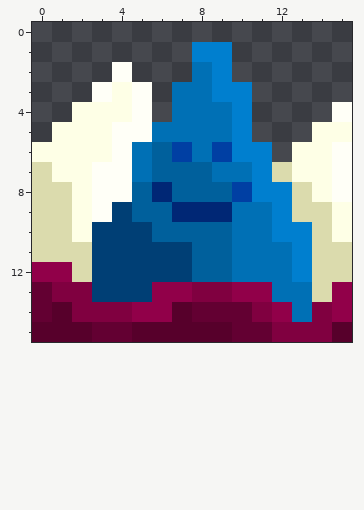
One commit to this pixel-art sprite: res/drawable-xhdpi/bt_icon_large.png. Above is the file before it was changed.
The file is 128x128 pixels, drawn in blocks of 8x8; one block is one cell here.
Now the later version:
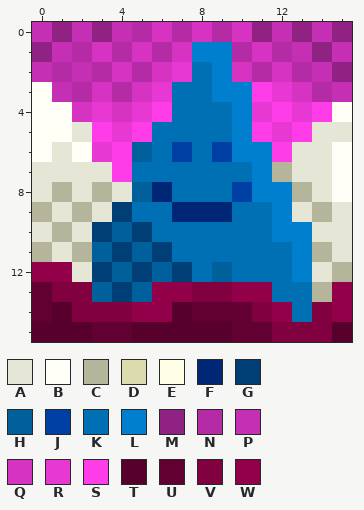
Palette (. is transparent): A #e5e6d5  B #fffff7  C #b5b59c  D #dbdbad  E #feffe6  F #002775  G #003f75  H #00609c  J #003fa3  K #0070b5  L #007fcf  M #8f2282  N #b52ba5  P #c42fb3  Q #d633c3  R #e838d3  S #ff3de8  T #57002b  U #630032  V #800040  W #910049
The edit:
{"y":0,"x":0,"old":"................","new":"PMPMPNQNQNQMPMPM"}
{"y":1,"x":0,"old":"........","new":"MPNQNQNQ"}
{"y":1,"x":10,"old":"......","new":"NQNPMP"}
{"y":2,"x":0,"old":"....B...","new":"PNPNQNQR"}
{"y":2,"x":10,"old":"......","new":"QNQNPM"}
{"y":3,"x":0,"old":"...BEB.","new":"BPNQNQR"}
{"y":3,"x":11,"old":".....","new":"SRQNP"}
{"y":4,"x":0,"old":"..EEEB.","new":"BBQRQRS"}
{"y":4,"x":11,"old":"....","new":"RSRS"}
{"y":5,"x":0,"old":".EEEBB","new":"BBASRS"}
{"y":5,"x":11,"old":"...EE","new":"SRSAA"}
{"y":6,"x":0,"old":"EEEEBKH","new":"BABRSHK"}
{"y":6,"x":12,"old":".EE","new":"SAA"}
{"y":7,"x":0,"old":"DEEBB","new":"AAAAS"}
{"y":7,"x":6,"old":"HHH","new":"KKK"}
{"y":7,"x":12,"old":"DEE","new":"CAA"}
{"y":8,"x":0,"old":"DDEBB","new":"ACACA"}
{"y":8,"x":7,"old":"HHH","new":"KKK"}
{"y":8,"x":13,"old":"DE","new":"CA"}
{"y":9,"x":0,"old":"DDEB","new":"CACA"}
{"y":9,"x":5,"old":"HH","new":"KK"}
{"y":9,"x":13,"old":"DDE","new":"ACA"}
{"y":10,"x":0,"old":"DDE","new":"ACA"}
{"y":10,"x":4,"old":"G","new":"H"}
{"y":10,"x":6,"old":"HHHH","new":"KKKK"}
{"y":10,"x":14,"old":"DE","new":"AA"}
{"y":11,"x":0,"old":"DDDG","new":"CACH"}
{"y":11,"x":5,"old":"G","new":"H"}
{"y":11,"x":7,"old":"GHH","new":"KKK"}
{"y":11,"x":14,"old":"DD","new":"CA"}
{"y":12,"x":2,"old":"D","new":"A"}
{"y":12,"x":4,"old":"G","new":"H"}
{"y":12,"x":6,"old":"G","new":"H"}
{"y":12,"x":8,"old":"H","new":"K"}
{"y":12,"x":14,"old":"DD","new":"AC"}
{"y":13,"x":3,"old":"G","new":"H"}
{"y":13,"x":5,"old":"G","new":"H"}
{"y":13,"x":14,"old":"D","new":"C"}
